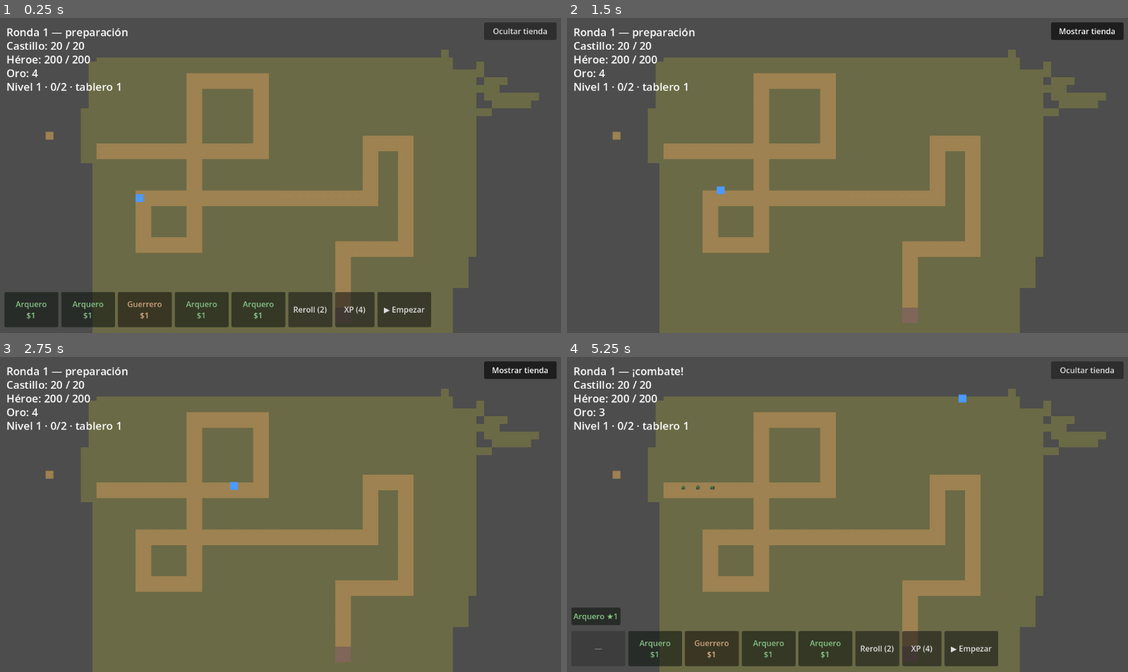
Above: before the commit, frames 1-4 (two rows, left to right).
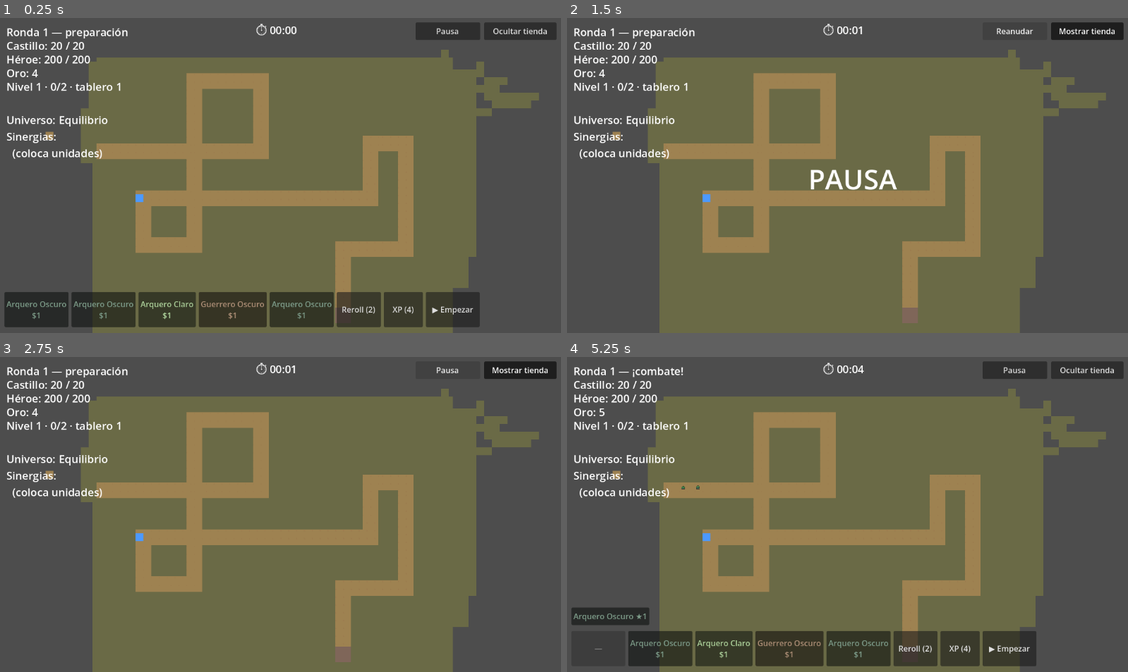
Above: after the commit, the same moments.

Repository: Poleravus/tdtft
Game: Godot game, scene res://scenes/Cristian1.tscn
The game is run twice, just before and just after one commit, with the same random seed, the same clock (stepped at 60 frames per second) and the same inputs. The project has no main scene, so this scene is started directly.
Inputs (mouse positions are in pixels of both pictures, inside the frame that each line leads up to):
- Up to frame 1 (0.25 s): no input
- Up to frame 2 (1.5 s): click "Ocultar tienda" at 0.5 s; click (1015, 30) at 1.25 s, where only the run after the commit has a clickable "Pausa"
- Up to frame 3 (2.75 s): click (448, 369) at 2 s, where only the run after the commit has a clickable "Reanudar"
- Up to frame 4 (5.25 s): click "Mostrar tienda" at 2.75 s; click "▶ Empezar" at 3.5 s; click "▶ Empezar" at 4.25 s; click (600, 649) at 5 s, where only the run before the commit has a clickable "Arquero $1"

The runs differ from the first frame. In frame 1, 3.8% of the frame differs, in the area x 1-86%, y 1-99%; in frame 2, 1.2%; in frame 3, 0.8%; in frame 4, 3.8%.

Commit message:
feat: scaffolding de sinergias + aumentos (menus, sin efectos aun)
Unidades con rasgos (arquero/guerrero oscuro/claro). TraitSystem cuenta los rasgos del tablero -> panel de sinergias a la izquierda. Universo placeholder (Equilibrio) mostrado.

Menu de aumentos en rondas 3/10/20 (3 de 6 placeholders; sin efecto; emite augment_chosen para enganchar la logica despues). Pausa (get_tree().paused) con overlay y temporizador (mm:ss).

Todo es estructura/menus; los efectos de rasgos y aumentos quedan como diseno pendiente. Tests del contador de rasgos.

Co-Authored-By: Claude Opus 4.8 <noreply@anthropic.com>

Diff:
--- /dev/null
+++ b/resources/augments/fortuna.tres
@@ -0,0 +1,8 @@
+[gd_resource type="Resource" script_class="Augment" load_steps=2 format=3]
+
+[ext_resource type="Script" path="res://src/content/augment.gd" id="1"]
+
+[resource]
+script = ExtResource("1")
+display_name = "Fortuna"
+description = "+ oro por ronda (placeholder, sin efecto aún)."
--- /dev/null
+++ b/resources/augments/furia.tres
@@ -0,0 +1,8 @@
+[gd_resource type="Resource" script_class="Augment" load_steps=2 format=3]
+
+[ext_resource type="Script" path="res://src/content/augment.gd" id="1"]
+
+[resource]
+script = ExtResource("1")
+display_name = "Furia"
+description = "+ daño del héroe (placeholder, sin efecto aún)."
--- /dev/null
+++ b/resources/augments/mercader.tres
@@ -0,0 +1,8 @@
+[gd_resource type="Resource" script_class="Augment" load_steps=2 format=3]
+
+[ext_resource type="Script" path="res://src/content/augment.gd" id="1"]
+
+[resource]
+script = ExtResource("1")
+display_name = "Mercader"
+description = "Reroll y unidades más baratos (placeholder, sin efecto aún)."
--- /dev/null
+++ b/resources/augments/muralla.tres
@@ -0,0 +1,8 @@
+[gd_resource type="Resource" script_class="Augment" load_steps=2 format=3]
+
+[ext_resource type="Script" path="res://src/content/augment.gd" id="1"]
+
+[resource]
+script = ExtResource("1")
+display_name = "Muralla"
+description = "+ vida del castillo (placeholder, sin efecto aún)."
--- /dev/null
+++ b/resources/augments/noche.tres
@@ -0,0 +1,8 @@
+[gd_resource type="Resource" script_class="Augment" load_steps=2 format=3]
+
+[ext_resource type="Script" path="res://src/content/augment.gd" id="1"]
+
+[resource]
+script = ExtResource("1")
+display_name = "Noche"
+description = "Es de noche: rango −, movilidad + (placeholder, sin efecto aún)."
--- /dev/null
+++ b/resources/augments/veterano.tres
@@ -0,0 +1,8 @@
+[gd_resource type="Resource" script_class="Augment" load_steps=2 format=3]
+
+[ext_resource type="Script" path="res://src/content/augment.gd" id="1"]
+
+[resource]
+script = ExtResource("1")
+display_name = "Veterano"
+description = "+ XP por ronda (placeholder, sin efecto aún)."
--- /dev/null
+++ b/resources/turrets/arquero_claro.tres
@@ -0,0 +1,18 @@
+[gd_resource type="Resource" script_class="TurretData" load_steps=4 format=3]
+
+[ext_resource type="Script" path="res://src/content/turret_data.gd" id="1"]
+[ext_resource type="Script" path="res://src/content/combat_stats.gd" id="2"]
+
+[sub_resource type="Resource" id="stats"]
+script = ExtResource("2")
+max_health = 1.0
+damage = 15.0
+attack_speed = 1.0
+attack_range = 150.0
+
+[resource]
+script = ExtResource("1")
+display_name = "Arquero Claro"
+stats = SubResource("stats")
+trait_tags = ["Arquero", "Claro"]
+body_color = Color(0.6, 0.9, 0.45, 1)
--- /dev/null
+++ b/resources/turrets/arquero_oscuro.tres
@@ -0,0 +1,18 @@
+[gd_resource type="Resource" script_class="TurretData" load_steps=4 format=3]
+
+[ext_resource type="Script" path="res://src/content/turret_data.gd" id="1"]
+[ext_resource type="Script" path="res://src/content/combat_stats.gd" id="2"]
+
+[sub_resource type="Resource" id="stats"]
+script = ExtResource("2")
+max_health = 1.0
+damage = 15.0
+attack_speed = 1.0
+attack_range = 150.0
+
+[resource]
+script = ExtResource("1")
+display_name = "Arquero Oscuro"
+stats = SubResource("stats")
+trait_tags = ["Arquero", "Oscuro"]
+body_color = Color(0.2, 0.45, 0.3, 1)
--- /dev/null
+++ b/resources/turrets/guerrero_claro.tres
@@ -0,0 +1,18 @@
+[gd_resource type="Resource" script_class="TurretData" load_steps=4 format=3]
+
+[ext_resource type="Script" path="res://src/content/turret_data.gd" id="1"]
+[ext_resource type="Script" path="res://src/content/combat_stats.gd" id="2"]
+
+[sub_resource type="Resource" id="stats"]
+script = ExtResource("2")
+max_health = 1.0
+damage = 25.0
+attack_speed = 0.9
+attack_range = 70.0
+
+[resource]
+script = ExtResource("1")
+display_name = "Guerrero Claro"
+stats = SubResource("stats")
+trait_tags = ["Guerrero", "Claro"]
+body_color = Color(0.95, 0.7, 0.4, 1)
--- /dev/null
+++ b/resources/turrets/guerrero_oscuro.tres
@@ -0,0 +1,18 @@
+[gd_resource type="Resource" script_class="TurretData" load_steps=4 format=3]
+
+[ext_resource type="Script" path="res://src/content/turret_data.gd" id="1"]
+[ext_resource type="Script" path="res://src/content/combat_stats.gd" id="2"]
+
+[sub_resource type="Resource" id="stats"]
+script = ExtResource("2")
+max_health = 1.0
+damage = 25.0
+attack_speed = 0.9
+attack_range = 70.0
+
+[resource]
+script = ExtResource("1")
+display_name = "Guerrero Oscuro"
+stats = SubResource("stats")
+trait_tags = ["Guerrero", "Oscuro"]
+body_color = Color(0.6, 0.35, 0.15, 1)
--- /dev/null
+++ b/resources/universes/equilibrio.tres
@@ -0,0 +1,8 @@
+[gd_resource type="Resource" script_class="Universe" load_steps=2 format=3]
+
+[ext_resource type="Script" path="res://src/content/universe.gd" id="1"]
+
+[resource]
+script = ExtResource("1")
+display_name = "Equilibrio"
+description = "Universo neutral (placeholder, sin efecto aún)."
--- a/scenes/Cristian1.gd
+++ b/scenes/Cristian1.gd
@@ -1,21 +1,32 @@
 extends Node2D
-## Controlador del nivel: castillo + héroe, oleadas, HUD y TIENDA. Las unidades
-## poseídas son {data, star}: 3 iguales (misma estrella) se combinan en una de
-## estrella+1 (banca o tablero), hasta 4★. Colocar solo en preparación, limitado
-## por slots de tablero (= nivel). Vender (clic derecho + confirmar). RunManager
-## lleva fases/economía; ShopSystem la tienda.
+## Controlador del nivel: castillo + héroe, oleadas, HUD, TIENDA (comprar, banca,
+## tablero, combinar ⭐), panel de SINERGIAS (cuenta rasgos del tablero, sin bonus
+## aún), universo, pausa y temporizador. RunManager lleva fases/economía.
 
 const SlimeScene := preload("res://src/entities/Enemigos/Slime.tscn")
 const HeroScene := preload("res://src/entities/Hero/Hero.tscn")
 const CastleScene := preload("res://src/entities/Castle/Castle.tscn")
 const TurretScene := preload("res://src/entities/Torretas/Turret.tscn")
 const ShopSystemScript := preload("res://src/systems/shop_system.gd")
+const TraitSystemScript := preload("res://src/systems/trait_system.gd")
+const UniverseRes := preload("res://resources/universes/equilibrio.tres")
 const UNITS := [
-	preload("res://resources/turrets/archer.tres"),
-	preload("res://resources/turrets/guerrero.tres"),
+	preload("res://resources/turrets/arquero_oscuro.tres"),
+	preload("res://resources/turrets/arquero_claro.tres"),
+	preload("res://resources/turrets/guerrero_oscuro.tres"),
+	preload("res://resources/turrets/guerrero_claro.tres"),
 	preload("res://resources/turrets/mago.tres"),
 	preload("res://resources/turrets/bombardero.tres"),
 	preload("res://resources/turrets/sniper.tres"),
+]
+const AUGMENT_ROUNDS := [3, 10, 20]
+const AUGMENTS := [
+	preload("res://resources/augments/furia.tres"),
+	preload("res://resources/augments/fortuna.tres"),
+	preload("res://resources/augments/veterano.tres"),
+	preload("res://resources/augments/muralla.tres"),
+	preload("res://resources/augments/mercader.tres"),
+	preload("res://resources/augments/noche.tres"),
 ]
 
 const WAVE_BASE: int = 4
@@ -32,7 +43,7 @@
 
 var _castle: Castle
 var _hero: Hero
-var _shop                                ## ShopSystem (precargado)
+var _shop
 var _shop_offer: Array = []
 
 var _round_label: Label
@@ -41,29 +52,43 @@
 var _gold_label: Label
 var _level_label: Label
 var _hint_label: Label
+var _synergy_label: Label
+var _timer_label: Label
 var _shop_box: HBoxContainer
 var _bench_box: HBoxContainer
 var _slot_buttons: Array = []
 var _sell_button: Button
 var _hide_button: Button
+var _pause_button: Button
+var _pause_overlay: Label
+var _augment_panel: Panel
+var _augment_buttons: Array = []
+var _augment_options: Array = []
+var _augments_done: Dictionary = {}
 
 var _alive: int = 0
 var _spawning: bool = false
 var _wave_active: bool = false
 
-var _placing_unit: Dictionary = {}       ## {data, star} elegido para colocar; {} = nada
-var _board: Dictionary = {}              ## celda (Vector2i) -> Turret colocada
-var _sell_pending: Dictionary = {}       ## venta pendiente (clic derecho)
+var _placing_unit: Dictionary = {}
+var _board: Dictionary = {}
+var _sell_pending: Dictionary = {}
+
+var _paused: bool = false
+var _elapsed: float = 0.0
 
 
 func _ready() -> void:
 	game_over_label.hide()
 	GameState.shop_config = ShopConfig.new()
+	GameState.universe = UniverseRes
 	_shop = ShopSystemScript.new()
 	_shop.setup(GameState.shop_config, UNITS)
 
 	_build_hud()
 	_build_shop_ui()
+	_build_augment_ui()
+	_refresh_synergies()
 
 	EventBus.base_hp_changed.connect(_on_base_hp_changed)
 	EventBus.hero_damaged.connect(_on_hero_damaged)
@@ -80,6 +105,12 @@
 	_spawn_castle_and_hero()
 
 
+func _process(delta: float) -> void:
+	_elapsed += delta
+	GameState.elapsed_time = _elapsed
+	_timer_label.text = "⏱ %02d:%02d" % [int(_elapsed) / 60, int(_elapsed) % 60]
+
+
 func _spawn_castle_and_hero() -> void:
 	var curve := enemy_path.curve
 	var end_global := enemy_path.to_global(curve.get_point_position(curve.point_count - 1))
@@ -97,7 +128,7 @@
 	if not (event is InputEventMouseButton and event.pressed):
 		return
 	if get_viewport().gui_get_hovered_control() != null:
-		return  # clic sobre la UI: que lo maneje el control
+		return
 	if not _placing_unit.is_empty():
 		if event.button_index == MOUSE_BUTTON_LEFT:
 			_try_place(get_global_mouse_position())
@@ -129,6 +160,7 @@
 	_cancel_placing()
 	_refresh_bench()
 	_check_combines()
+	_refresh_synergies()
 
 
 func _spawn_turret_at(cell: Vector2i, data: TurretData, star: int) -> void:
@@ -163,7 +195,7 @@
 	return null
 
 
-# --- Combinar 3 iguales -> estrella+1 (banca + tablero) ---
+# --- Combinar 3 iguales -> estrella+1 ---
 func _check_combines() -> void:
 	while _try_one_combine():
 		pass
@@ -209,6 +241,7 @@
 	else:
 		GameState.bench.append({"data": g["data"], "star": g["star"] + 1})
 	_refresh_bench()
+	_refresh_synergies()
 
 
 # --- Vender ---
@@ -236,6 +269,7 @@
 				break
 		if is_instance_valid(t):
 			t.queue_free()
+		_refresh_synergies()
 	RunManager.add_gold(_sell_pending["value"])
 	_cancel_sell()
 
@@ -305,6 +339,81 @@
 	_shop_box.visible = not pressed
 	_bench_box.visible = not pressed
 	_hide_button.text = "Mostrar tienda" if pressed else "Ocultar tienda"
+
+
+func _on_pause_pressed() -> void:
+	_paused = not _paused
+	get_tree().paused = _paused
+	_pause_overlay.visible = _paused
+	_pause_button.text = "Reanudar" if _paused else "Pausa"
+
+
+# --- Aumentos (menú en rondas 3/10/20; placeholders sin efecto) ---
+func _maybe_offer_augment() -> void:
+	var upcoming := GameState.round_number + 1
+	if upcoming in AUGMENT_ROUNDS and not _augments_done.has(upcoming):
+		_augments_done[upcoming] = true
+		_offer_augments()
+
+
+func _offer_augments() -> void:
+	var pool := AUGMENTS.duplicate()
+	pool.shuffle()
+	_augment_options = pool.slice(0, 3)
+	for i in _augment_buttons.size():
+		var aug = _augment_options[i]
+		_augment_buttons[i].text = "%s\n%s" % [aug.display_name, aug.description]
+	_augment_panel.show()
+
+
+func _on_augment_pressed(i: int) -> void:
+	if i < _augment_options.size():
+		_choose_augment(_augment_options[i])
+
+
+func _choose_augment(aug) -> void:
+	GameState.active_augments.append(aug)
+	EventBus.augment_chosen.emit(aug)
+	_augment_panel.hide()
+	_refresh_synergies()
+
+
+func _build_augment_ui() -> void:
+	_augment_panel = Panel.new()
+	_augment_panel.visible = false
+	_augment_panel.anchor_left = 0.5
+	_augment_panel.anchor_top = 0.5
+	_augment_panel.anchor_right = 0.5
+	_augment_panel.anchor_bottom = 0.5
+	_augment_panel.offset_left = -260.0
+	_augment_panel.offset_right = 260.0
+	_augment_panel.offset_top = -170.0
+	_augment_panel.offset_bottom = 170.0
+	ui.add_child(_augment_panel)
+
+	var vb := VBoxContainer.new()
+	vb.add_theme_constant_override("separation", 10)
+	vb.anchor_right = 1.0
+	vb.anchor_bottom = 1.0
+	vb.offset_left = 16.0
+	vb.offset_top = 16.0
+	vb.offset_right = -16.0
+	vb.offset_bottom = -16.0
+	_augment_panel.add_child(vb)
+
+	var title := Label.new()
+	title.text = "Elige un aumento"
+	title.horizontal_alignment = HORIZONTAL_ALIGNMENT_CENTER
+	title.add_theme_font_size_override("font_size", 26)
+	vb.add_child(title)
+
+	for i in 3:
+		var b := Button.new()
+		b.autowrap_mode = TextServer.AUTOWRAP_WORD_SMART
+		b.size_flags_vertical = Control.SIZE_EXPAND_FILL
+		b.pressed.connect(_on_augment_pressed.bind(i))
+		vb.add_child(b)
+		_augment_buttons.append(b)
 
 
 # --- HUD + UI ---
@@ -314,8 +423,9 @@
 	_hero_hp_label = _make_label(Vector2(16, 72))
 	_gold_label = _make_label(Vector2(16, 100))
 	_level_label = _make_label(Vector2(16, 128))
-	_hint_label = _make_label(Vector2(16, 160))
+	_hint_label = _make_label(Vector2(16, 156))
 	_hint_label.visible = false
+	_synergy_label = _make_label(Vector2(16, 196))
 	_gold_label.text = "Oro: 0"
 	_update_level_label()
 
@@ -366,28 +476,57 @@
 
 	_sell_button = Button.new()
 	_sell_button.visible = false
-	_sell_button.anchor_left = 0.5
-	_sell_button.anchor_right = 0.5
-	_sell_button.anchor_top = 1.0
-	_sell_button.anchor_bottom = 1.0
-	_sell_button.offset_left = -130.0
-	_sell_button.offset_right = 130.0
-	_sell_button.offset_top = -184.0
-	_sell_button.offset_bottom = -144.0
+	_anchor_center_bottom(_sell_button, -184.0, -144.0)
 	_sell_button.pressed.connect(_do_sell)
 	ui.add_child(_sell_button)
 
-	_hide_button = Button.new()
-	_hide_button.text = "Ocultar tienda"
+	# temporizador (arriba al centro)
+	_timer_label = Label.new()
+	_timer_label.text = "⏱ 00:00"
+	_timer_label.anchor_left = 0.5
+	_timer_label.anchor_right = 0.5
+	_timer_label.offset_left = -50.0
+	_timer_label.offset_right = 50.0
+	_timer_label.offset_top = 12.0
+	_timer_label.add_theme_font_size_override("font_size", 22)
+	ui.add_child(_timer_label)
+
+	# botones arriba a la derecha: pausa y ocultar tienda
+	_pause_button = _corner_button("Pausa", -300.0, -168.0)
+	_pause_button.process_mode = Node.PROCESS_MODE_ALWAYS  # clickeable estando en pausa
+	_pause_button.pressed.connect(_on_pause_pressed)
+	ui.add_child(_pause_button)
+
+	_hide_button = _corner_button("Ocultar tienda", -160.0, -12.0)
 	_hide_button.toggle_mode = true
-	_hide_button.anchor_left = 1.0
-	_hide_button.anchor_right = 1.0
-	_hide_button.offset_left = -160.0
-	_hide_button.offset_right = -12.0
-	_hide_button.offset_top = 12.0
-	_hide_button.offset_bottom = 48.0
 	_hide_button.toggled.connect(_on_hide_toggled)
 	ui.add_child(_hide_button)
+
+	# overlay de PAUSA (centro)
+	_pause_overlay = Label.new()
+	_pause_overlay.text = "PAUSA"
+	_pause_overlay.visible = false
+	_pause_overlay.anchor_left = 0.5
+	_pause_overlay.anchor_top = 0.5
+	_pause_overlay.anchor_right = 0.5
+	_pause_overlay.anchor_bottom = 0.5
+	_pause_overlay.offset_left = -80.0
+	_pause_overlay.offset_right = 80.0
+	_pause_overlay.offset_top = -30.0
+	_pause_overlay.add_theme_font_size_override("font_size", 56)
+	ui.add_child(_pause_overlay)
+
+
+func _corner_button(text: String, left: float, right: float) -> Button:
+	var b := Button.new()
+	b.text = text
+	b.anchor_left = 1.0
+	b.anchor_right = 1.0
+	b.offset_left = left
+	b.offset_right = right
+	b.offset_top = 12.0
+	b.offset_bottom = 48.0
+	return b
 
 
 func _anchor_row(c: Control, top: float, bottom: float) -> void:
@@ -397,6 +536,17 @@
 	c.anchor_bottom = 1.0
 	c.offset_left = 12.0
 	c.offset_right = -12.0
+	c.offset_top = top
+	c.offset_bottom = bottom
+
+
+func _anchor_center_bottom(c: Control, top: float, bottom: float) -> void:
+	c.anchor_left = 0.5
+	c.anchor_right = 0.5
+	c.anchor_top = 1.0
+	c.anchor_bottom = 1.0
+	c.offset_left = -130.0
+	c.offset_right = 130.0
 	c.offset_top = top
 	c.offset_bottom = bottom
 
@@ -429,6 +579,24 @@
 		_bench_box.add_child(b)
 
 
+func _refresh_synergies() -> void:
+	var datas: Array = []
+	for cell in _board:
+		datas.append(_board[cell].data)
+	var counts: Dictionary = TraitSystemScript.count_tags(datas)
+	var text := "Universo: %s\nSinergias:" % GameState.universe.display_name
+	if counts.is_empty():
+		text += "\n  (coloca unidades)"
+	else:
+		for tag in counts:
+			text += "\n  %s %d" % [tag, counts[tag]]
+	if not GameState.active_augments.is_empty():
+		text += "\nAumentos:"
+		for aug in GameState.active_augments:
+			text += "\n  %s" % aug.display_name
+	_synergy_label.text = text
+
+
 func _update_level_label() -> void:
 	var lvl := GameState.level
 	var cap := GameState.board_capacity()
@@ -460,9 +628,11 @@
 	if phase == RunManager.Phase.PREP:
 		_round_label.text = "Ronda %d — preparación" % (GameState.round_number + 1)
 		_roll_shop()
+		_maybe_offer_augment()
 	else:
 		_cancel_placing()
 		_cancel_sell()
+		_augment_panel.hide()
 		_round_label.text = "Ronda %d — ¡combate!" % GameState.round_number
 
 
--- a/src/content/augment.gd
+++ b/src/content/augment.gd
@@ -3,6 +3,7 @@
 ## Aumento: elección de run (eje del diseño). Se ofrece entre rondas.
 
 @export var display_name: String = ""
+@export_multiline var description: String = ""
 @export var rarity: Rarity.Tier = Rarity.Tier.COMUN
 @export var tags: Array[String] = []           ## casa con CastleData.preferred_augment_tags
 @export var modifiers: Array[Modifier] = []     ## qué otorga
--- a/src/content/turret_data.gd
+++ b/src/content/turret_data.gd
@@ -10,7 +10,8 @@
 @export var splash_radius: float = 0.0                 ## >0 = daño en área (bombardero)
 @export var body_color: Color = Color(0.3, 0.8, 0.3)  ## color del cuadrado (placeholder)
 @export var rarity: Rarity.Tier = Rarity.Tier.COMUN
-@export var traits: Array[Trait] = []         ## sinergias
+@export var traits: Array[Trait] = []         ## sinergias con bonus (a futuro)
+@export var trait_tags: Array = []            ## rasgos para el panel de sinergias (placeholder, sin bonus)
 @export var star_stat_multiplier: float = 1.8 ## stats ×este factor por cada estrella
 
 ## --- Invocación (opcional; una torre de daño deja esto vacío) ---
--- /dev/null
+++ b/src/systems/trait_system.gd
@@ -0,0 +1,11 @@
+class_name TraitSystem
+## Cuenta los rasgos (tags) de un conjunto de unidades para el panel de
+## sinergias. Por ahora solo cuenta — los bonus por umbral vienen con el diseño.
+
+## Devuelve {tag: cantidad} a partir de una lista de TurretData.
+static func count_tags(units: Array) -> Dictionary:
+	var counts := {}
+	for u in units:
+		for tag in u.trait_tags:
+			counts[tag] = counts.get(tag, 0) + 1
+	return counts
--- /dev/null
+++ b/tests/unit/test_trait_system.gd
@@ -0,0 +1,27 @@
+extends GutTest
+## TraitSystem.count_tags: cuenta rasgos de un conjunto de unidades.
+
+const TraitSystemScript := preload("res://src/systems/trait_system.gd")
+
+
+func _unit(tags: Array) -> TurretData:
+	var u := TurretData.new()
+	for t in tags:
+		u.trait_tags.append(t)
+	return u
+
+
+func test_cuenta_los_rasgos() -> void:
+	var counts = TraitSystemScript.count_tags([
+		_unit(["Arquero", "Oscuro"]),
+		_unit(["Arquero", "Claro"]),
+		_unit(["Guerrero", "Oscuro"]),
+	])
+	assert_eq(counts["Arquero"], 2)
+	assert_eq(counts["Oscuro"], 2)
+	assert_eq(counts["Guerrero"], 1)
+	assert_eq(counts["Claro"], 1)
+
+
+func test_vacio_no_cuenta() -> void:
+	assert_eq(TraitSystemScript.count_tags([]).size(), 0)
Not shown, added: src/systems/trait_system.gd.uid
Not shown, added: tests/unit/test_trait_system.gd.uid
